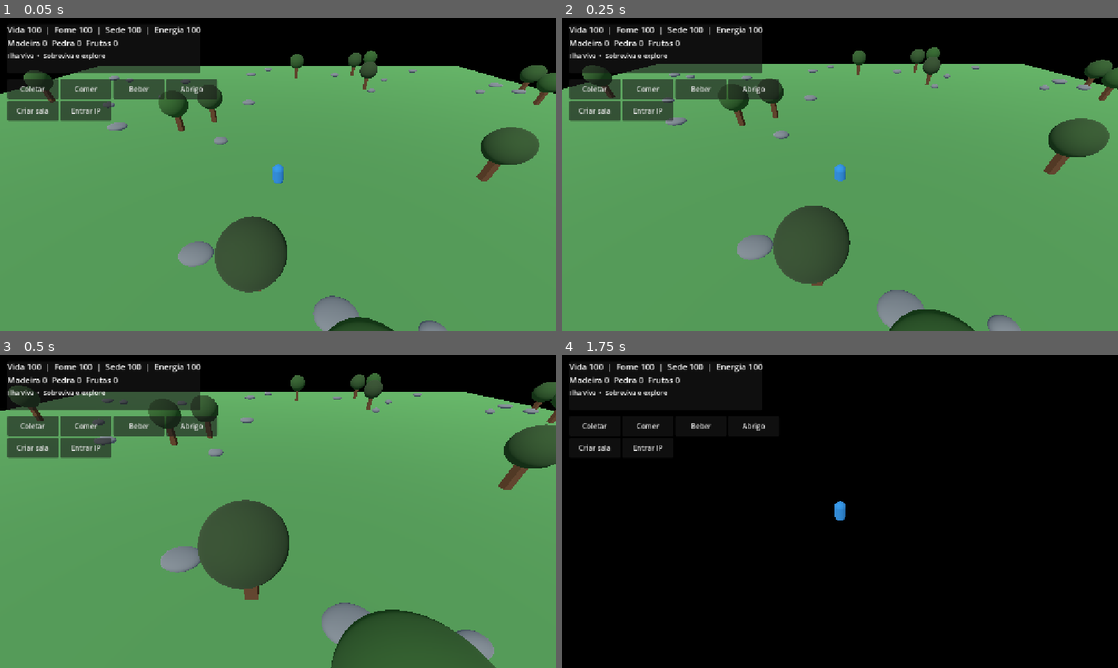
Above: before the commit, frames 1-4 (two rows, left to right).
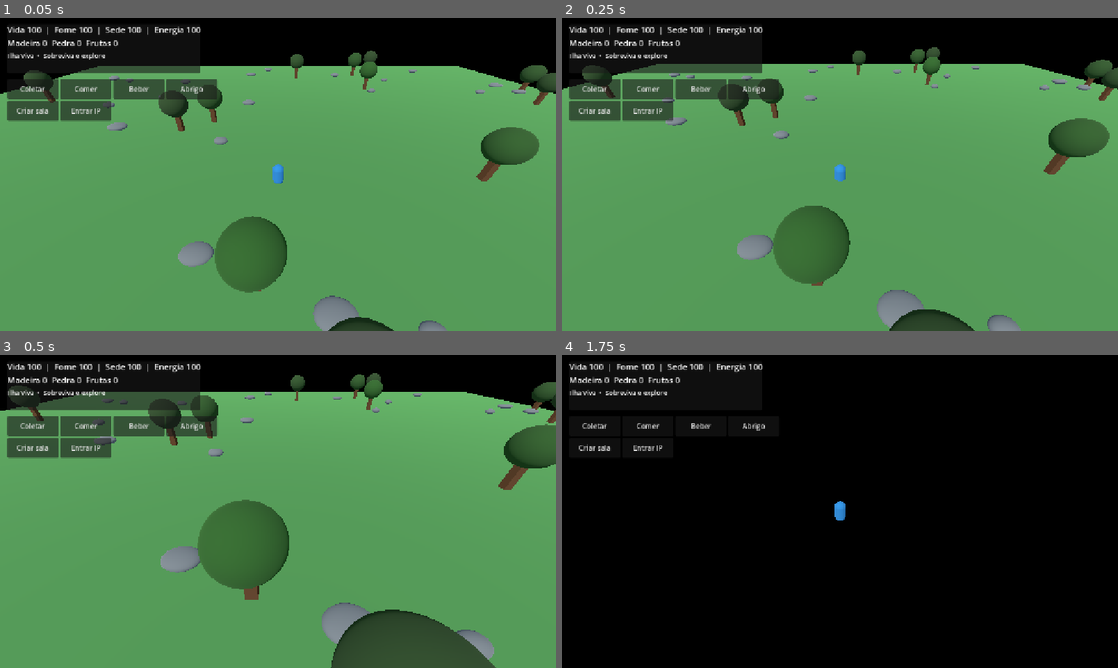
Above: after the commit, the same moments.

Repository: tarachukalucas-cyber/jogo-legal
Game: Godot game, scene res://scenes/main.tscn
Same seed, same stepped clock (60 frames per second), same inputs: the game is played once before the commit and once after it.
Inputs:
- Up to frame 1 (0.05 s): no input
- Up to frame 2 (0.25 s): no input
- Up to frame 3 (0.5 s): no input
- Up to frame 4 (1.75 s): hold D (move_right) 0.53-1.28 s; hold S (move_back) from 1.28 s (still down)

The runs differ from the first frame. In frame 1, 1.8% of the frame differs, in the area x 28-68%, y 14-88%; in frame 2, 2.0%; in frame 3, 2.7%, in the area x 35-69%, y 8-75%; in frame 4, nothing differs.
Error after the commit: Invalid access to property or key 'direction_changed' on a base object of type 'Control'. (res://scripts/main.gd:194)

Commit message:
Melhora controles de toque e geração de árvores

Diff:
--- a/scripts/main.gd
+++ b/scripts/main.gd
@@ -14,6 +14,7 @@
 var status: Label
 var message: Label
 var joystick := Vector2.ZERO
+var virtual_stick: Control
 var peer := ENetMultiplayerPeer.new()
 var remote_players := {}
 
@@ -100,7 +101,7 @@
 	mesh.height = 2.8
 	crown.mesh = mesh
 	var mat := StandardMaterial3D.new()
-	mat.albedo_color = Color(0.16, randf_range(0.34, 0.24), 0.13)
+	mat.albedo_color = Color(0.16, randf_range(0.24, 0.34), 0.13)
 	crown.material_override = mat
 	crown.position = pos + Vector3(0, 3.2, 0)
 	add_child(crown)
@@ -178,11 +179,19 @@
 	message.position = Vector2(16, 238)
 	message.add_theme_color_override("font_color", Color.WHITE)
 	layer.add_child(message)
-	var stick := TouchScreenButton.new()
-	stick.position = Vector2(90, 560)
-	stick.action = "move_forward"
-	stick.visibility_mode = TouchScreenButton.VISIBILITY_TOUCHSCREEN_ONLY
-	layer.add_child(stick)
+	virtual_stick = Control.new()
+	virtual_stick.set_script(load("res://scripts/virtual_stick.gd"))
+	virtual_stick.anchor_left = 0.0
+	virtual_stick.anchor_top = 1.0
+	virtual_stick.anchor_right = 0.0
+	virtual_stick.anchor_bottom = 1.0
+	virtual_stick.offset_left = 24
+	virtual_stick.offset_top = -224
+	virtual_stick.offset_right = 224
+	virtual_stick.offset_bottom = -24
+	virtual_stick.custom_minimum_size = Vector2(200, 200)
+	layer.add_child(virtual_stick)
+	virtual_stick.direction_changed.connect(func(value: Vector2): joystick = value)
 	_update_hud()
 
 func _add_action(parent: HBoxContainer, title: String, callback: Callable) -> void:
